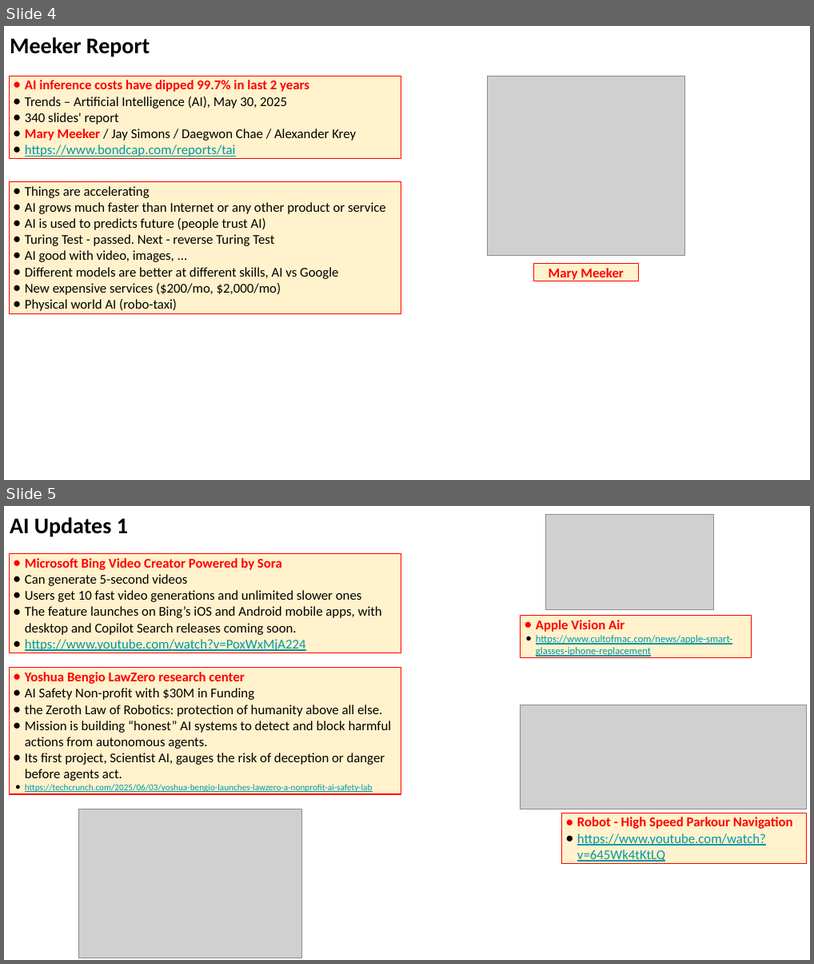
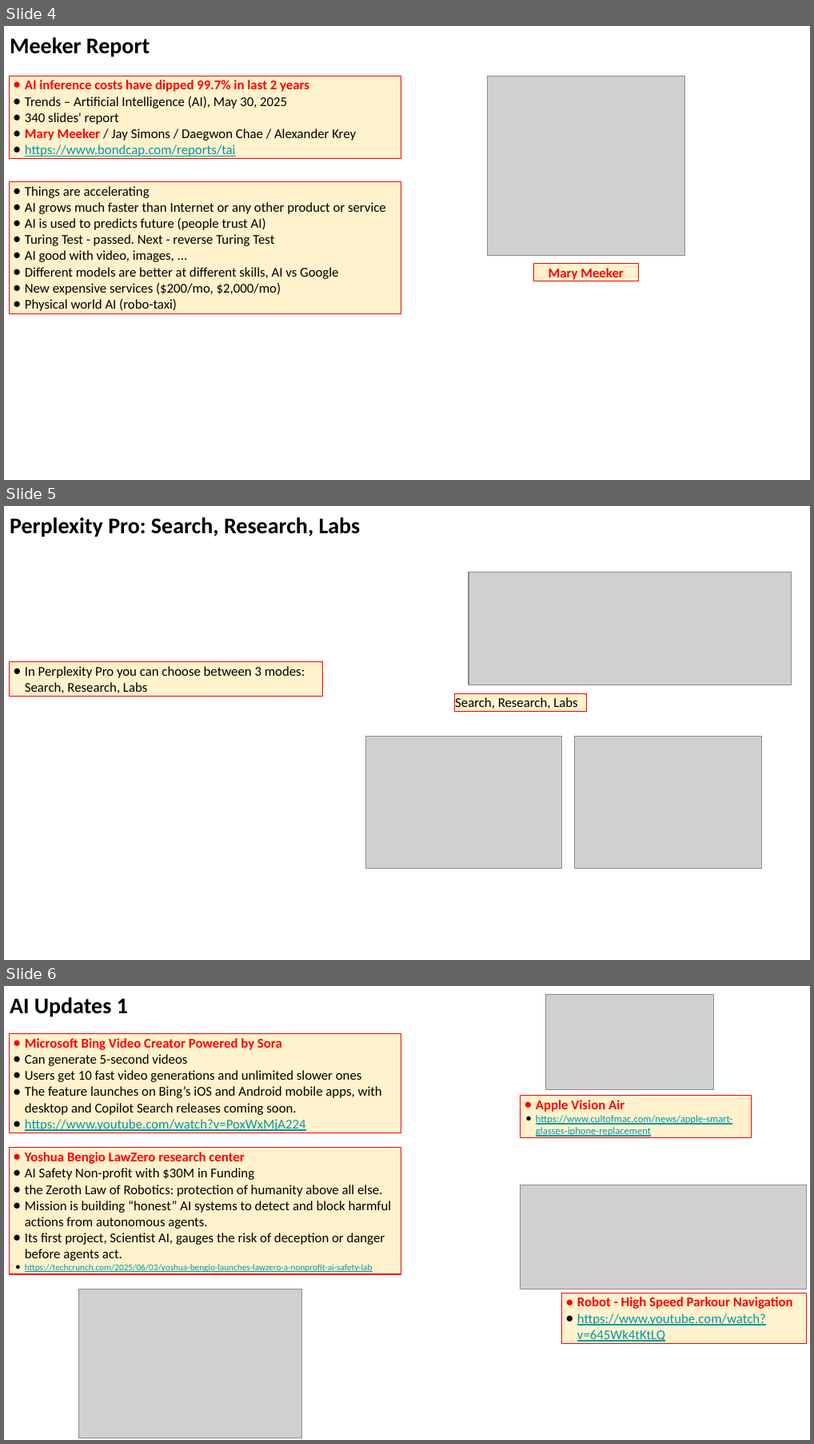
Before and after one commit to lselector/seminar, a slide deck: 2025/2025-06-06-AI-Updates.pptx. Shown one above the other, each under a label of ours: slides 4 and 5 before the commit, slides 4, 5 and 6 after it. The pictures are 814x964 and 814x1444 pixels, drawn with LibreOffice and Linux fonts; fonts in the diff are those of the drawing; grey boxes stand for pictures. Boxes give left, top, right and bottom in pixels: in the first picture for what was removed or moved away, otherwise in the second. Text is boxed around its words. In the diff, an @@ line names an element or a change of style, - is before the commit and + after.

```diff
--- a/2025/2025-06-06-AI-Updates.pptx
+++ b/2025/2025-06-06-AI-Updates.pptx
@@ slide 5 added at bbox=[4, 506, 810, 960], background #FFFFFF @@
@@ text added at bbox=[10, 517, 361, 537], 20 pt, text #000000, bold @@
+Perplexity Pro: Search, Research, Labs
@@ picture added at bbox=[469, 572, 791, 685] @@
@@ rectangle added at bbox=[9, 662, 322, 696], fill #FFF2CC, outline #FF0000 0.75 pt, 12 pt, text #000000 @@
+● In Perplexity Pro you can choose between 3 modes:
+  Search, Research, Labs
@@ rectangle added at bbox=[454, 693, 587, 711], fill #FFF2CC, outline #FF0000 0.75 pt, 12 pt, text #000000 @@
+Search, Research, Labs
@@ picture added at bbox=[366, 736, 562, 868] @@
@@ picture added at bbox=[575, 736, 762, 868] @@
@@ what was slide 5 is now slide 6 @@
```
Also in this commit, not shown: 3 slides changed.
